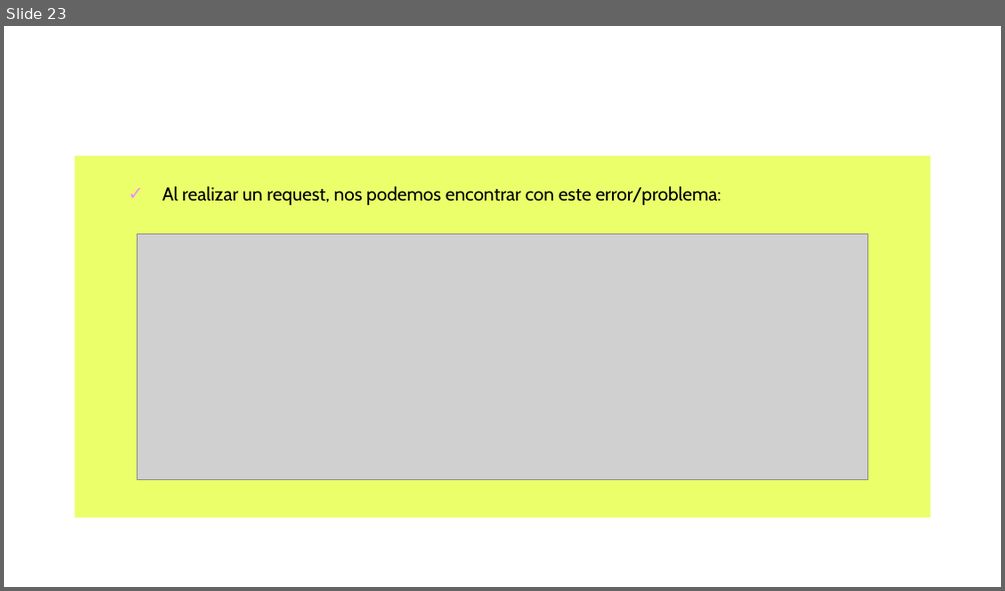
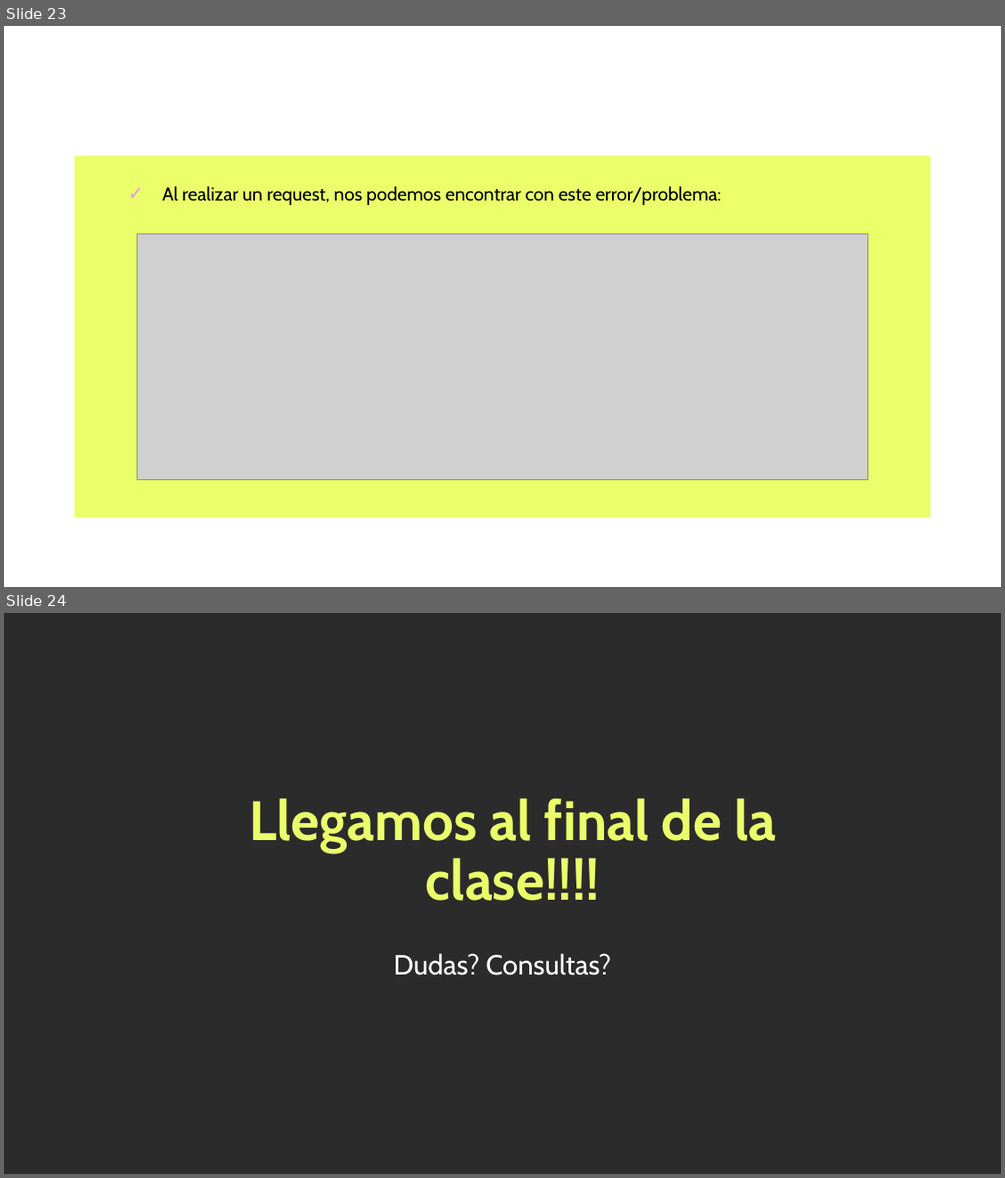
Before and after one commit to Arturogrottoli/Project-React-Js, a slide deck: Clase04/React 4 v.end.pptx. Shown one above the other, each under a label of ours: slide 23 before the commit, slides 23 and 24 after it. The pictures are 1005x591 and 1005x1178 pixels, drawn with LibreOffice and Linux fonts; fonts in the diff are those of the drawing; grey boxes stand for pictures; background and template pictures are left out; a plain dark background stands for a picture behind light text. Boxes give left, top, right and bottom in pixels: in the first picture for what was removed or moved away, otherwise in the second. Text is boxed around its words. In the diff, an @@ line names an element or a change of style, - is before the commit and + after.

Commit message:
Clase 4b

```diff
--- a/Clase04/React 4 v.end.pptx
+++ b/Clase04/React 4 v.end.pptx
@@ slide 24 added at (4,613,1001,1174), background picture (left out) @@
@@ text added at (250,798,776,900), 40 pt, text #EAFF6A, bold @@
+Llegamos al final de la clase!!!!
@@ text added at (394,953,611,975), 20 pt, text #FFFFFF @@
+Dudas? Consultas?
```
Also in this commit, not shown: 2 other slides added, 2 slides removed.
